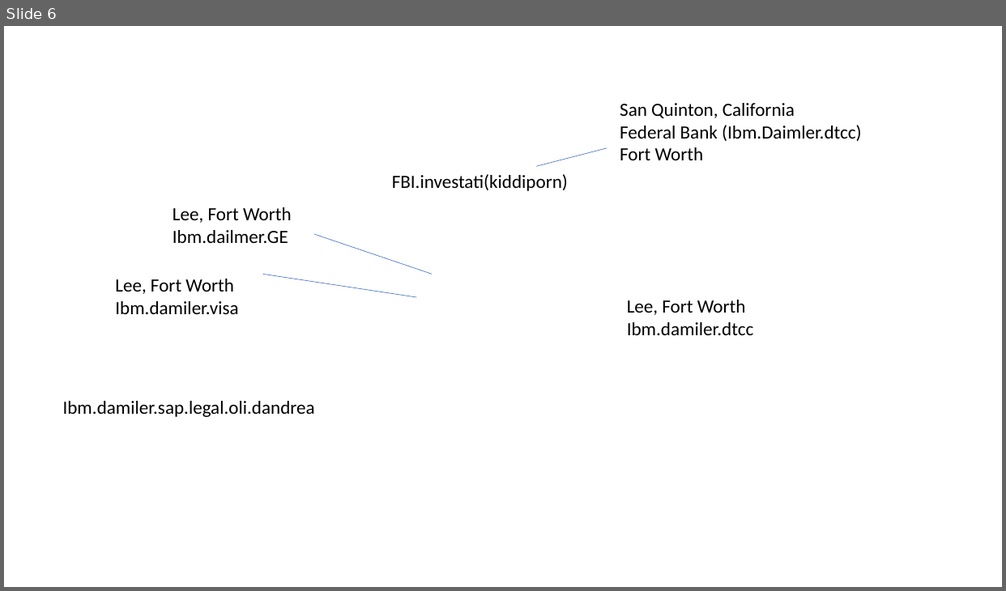
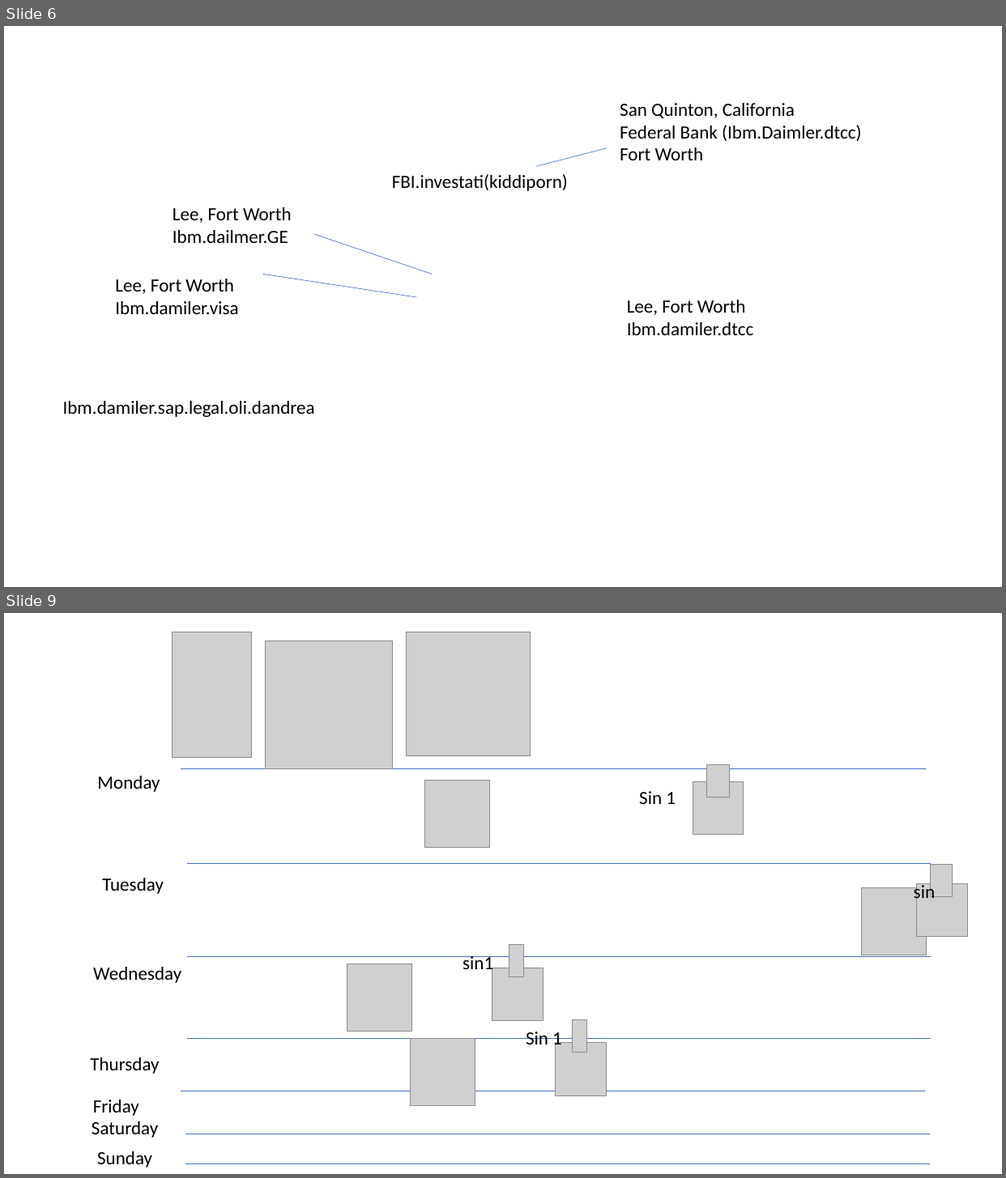
Before and after one commit to meja0016/FBI-depricated-, a slide deck: webservice/ibm/office/powerpoint/02-15-2023-nonPoliceDEA.pptx. Shown one above the other, each under a label of ours: slide 6 before the commit, slides 6 and 9 after it; the slides between them are not shown. The pictures are 1006x591 and 1006x1178 pixels, drawn with LibreOffice and Linux fonts; fonts in the diff are those of the drawing; grey boxes stand for pictures. Boxes give left, top, right and bottom in pixels: in the first picture for what was removed or moved away, otherwise in the second. Text is boxed around its words. In the diff, an @@ line names an element or a change of style, - is before the commit and + after.

```diff
--- a/webservice/ibm/office/powerpoint/02-15-2023-nonPoliceDEA.pptx
+++ b/webservice/ibm/office/powerpoint/02-15-2023-nonPoliceDEA.pptx
@@ slide 9 added at [4, 613, 1002, 1174], background #FFFFFF @@
@@ picture added at [172, 632, 252, 757] @@
@@ picture added at [407, 632, 531, 756] @@
@@ picture added at [266, 641, 394, 769] @@
@@ text added at [97, 776, 160, 792], 18 pt, text #000000 @@
+Monday
@@ line added from (181, 769) to (927, 769), #4472C4 0.5 pt @@
@@ picture added at [424, 781, 490, 848] @@
@@ picture added at [693, 781, 744, 835] @@
@@ picture added at [707, 765, 730, 797] @@
@@ text added at [639, 791, 675, 804], 18 pt, text #000000 @@
+Sin 1
@@ text added at [102, 878, 164, 894], 18 pt, text #000000 @@
+Tuesday
@@ line added from (187, 864) to (931, 864), #4472C4 0.5 pt @@
@@ picture added at [930, 865, 953, 897] @@
@@ picture added at [861, 888, 927, 955] @@
@@ text added at [914, 883, 935, 904], 18 pt, text #000000 @@
+sin
@@ picture added at [917, 884, 967, 937] @@
@@ picture added at [509, 945, 523, 977] @@
@@ text added at [93, 967, 181, 983], 18 pt, text #000000 @@
+Wednesday
@@ line added from (187, 956) to (931, 956), #4472C4 0.5 pt @@
@@ picture added at [347, 964, 412, 1032] @@
@@ text added at [462, 956, 493, 975], 18 pt, text #000000 @@
+sin1
@@ picture added at [492, 968, 543, 1021] @@
@@ picture added at [572, 1020, 587, 1053] @@
@@ line added from (187, 1039) to (931, 1039), #4472C4 0.5 pt @@
@@ picture added at [411, 1039, 475, 1106] @@
@@ text added at [526, 1032, 562, 1050], 18 pt, text #000000 @@
+Sin 1
@@ picture added at [556, 1043, 607, 1096] @@
@@ text added at [90, 1058, 159, 1074], 18 pt, text #000000 @@
+Thursday
@@ line added from (181, 1092) to (926, 1092), #4472C4 0.5 pt @@
@@ text added at [91, 1122, 158, 1138], 18 pt, text #000000 @@
+Saturday
@@ text added at [93, 1100, 139, 1116], 18 pt, text #000000 @@
+Friday
@@ line added from (186, 1134) to (930, 1134), #4472C4 0.5 pt @@
@@ text added at [97, 1152, 152, 1168], 18 pt, text #000000 @@
+Sunday
@@ line added from (186, 1165) to (930, 1165), #4472C4 0.5 pt @@
```
Also in this commit, not shown: 1 slide changed, 1 other slide added.
